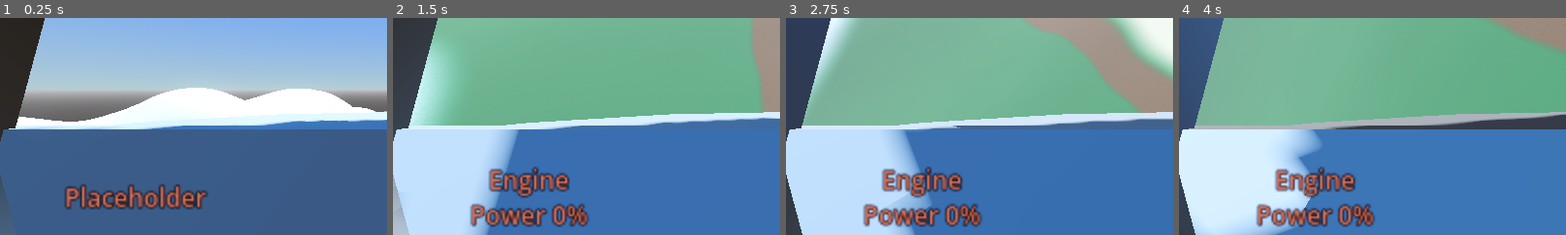
Above: before the commit, frames 1-4 (left to right).
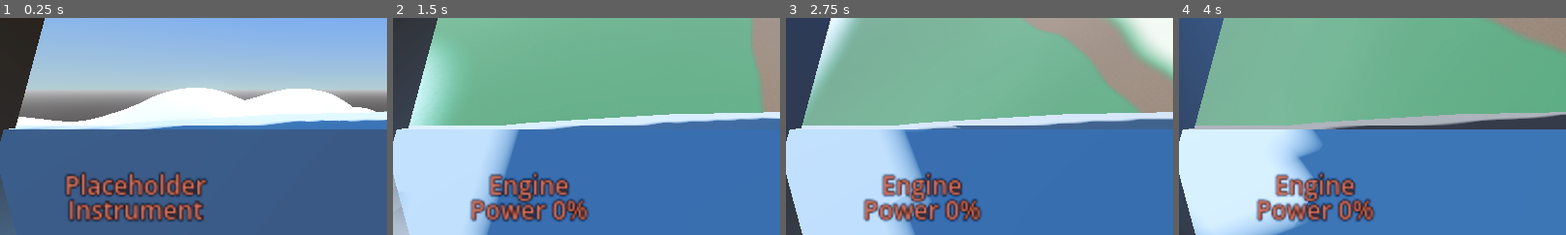
Above: after the commit, the same moments.

Repository: 100-Devs-1-Game/UndeadReckoning
Game: Godot game, scene res://Main.tscn
Same seed, same stepped clock (60 frames per second), same inputs: the game is played once before the commit and once after it. Sound files missing from this copy of the repository are replaced by a short silence.
Inputs:
- Up to frame 1 (0.25 s): no input
- Up to frame 2 (1.5 s): tap Enter at 0.5 s; hold D 0.53-1.28 s; tap Z at 0.6 s; tap Space at 0.77, 1.07 s; hold S from 1.28 s (still down); tap P at 1.35 s
- Up to frame 3 (2.75 s): tap Space at 1.52, 1.82 s; release S at 2.03 s; hold D from 2.03 s (still down); tap O at 2.1 s
- Up to frame 4 (4 s): release D at 2.78 s; hold W 2.78-3.53 s; tap F at 2.85 s; tap Space at 3.02, 3.32, 3.77 s; hold A from 3.53 s (still down); tap V at 3.6 s
The pictures show only the part of the screen within x 1-51%, y 33-83%; the shares and areas given below are measured in that part.

The runs differ from the first frame. In frame 1, 6.3% of the frame differs, in the area x 16-54%, y 70-94%; in frame 2, 4.5%; in frame 3, 4.5%; in frame 4, 4.5%.

Commit message:
Tweak line spacing

Diff:
--- a/src/plane/placeholder_instrument.tscn
+++ b/src/plane/placeholder_instrument.tscn
@@ -7,6 +7,8 @@
 
 [node name="Label3D" type="Label3D" parent="."]
 modulate = Color(0.692956, 0.354732, 0.290801, 1)
-text = "Placeholder"
+text = "Placeholder
+Instrument"
 font_size = 12
 outline_size = 2
+line_spacing = -5.0
